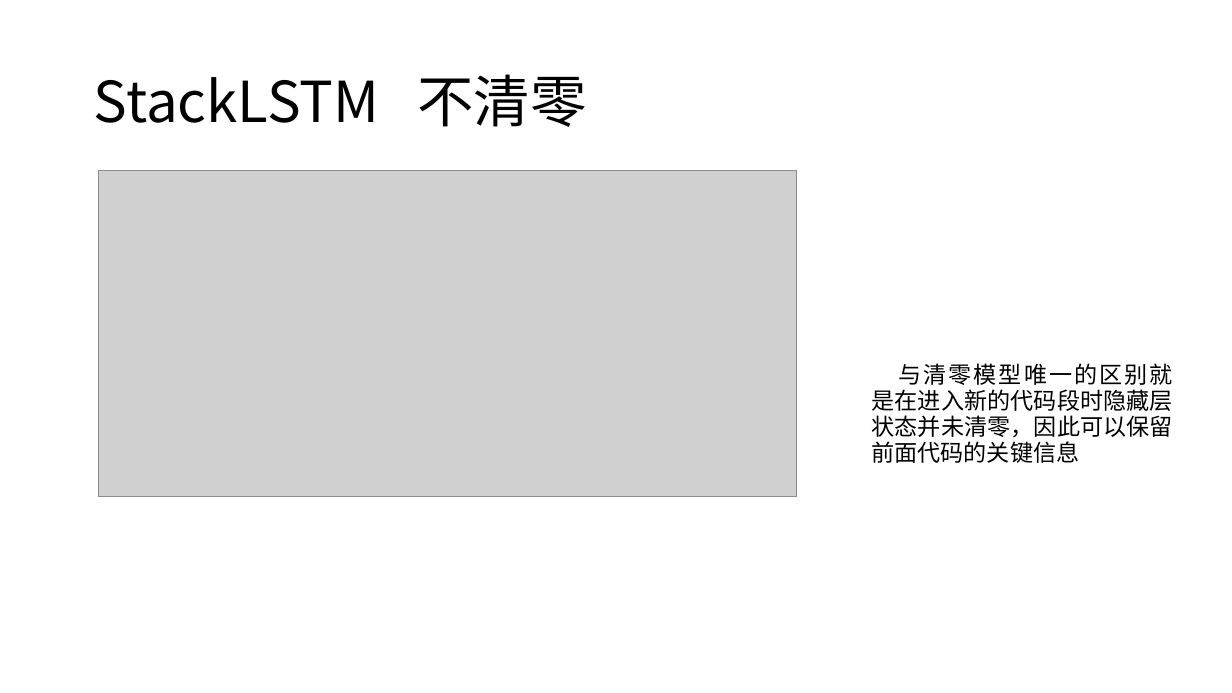
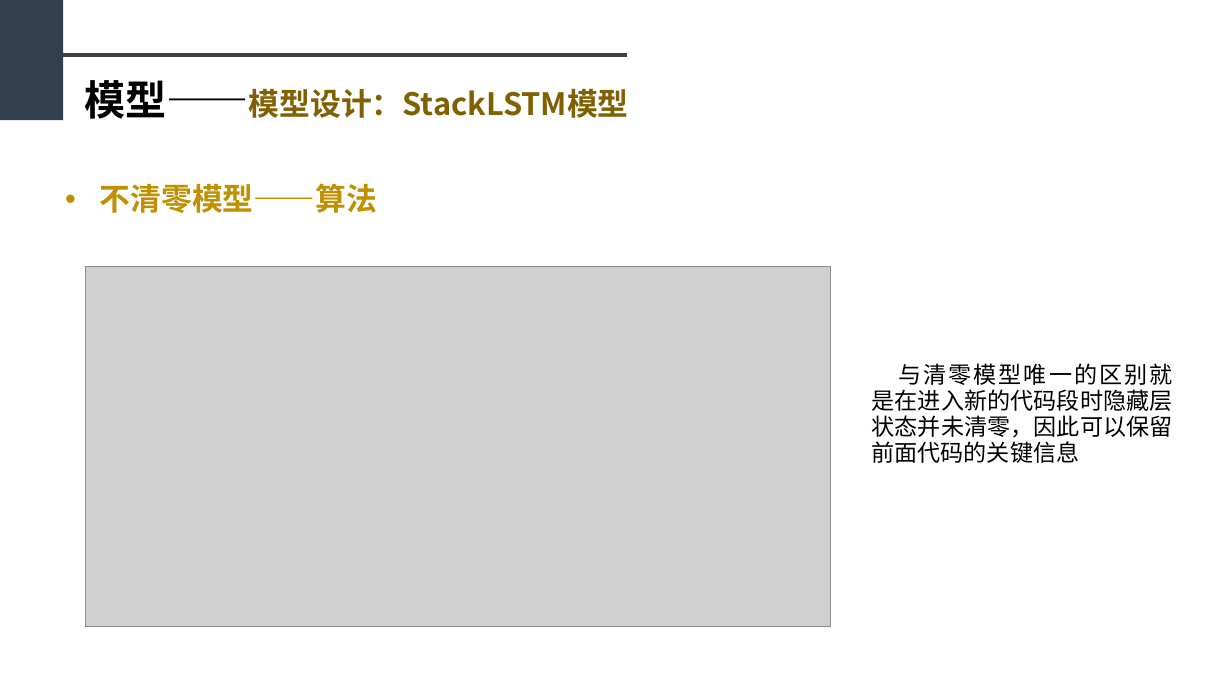
Before and after one commit to sfzhou5678/lstm, a slide deck: slide 30 of 毕业答辩.pptx (slide 23 before the commit). Drawn at 1232x693 pixels with LibreOffice and Linux fonts; fonts in the diff are those of the drawing; grey boxes stand for pictures. Boxes give left, top, right and bottom in pixels: in the first picture for what was removed or moved away, otherwise in the second. Text is boxed around its words. In the diff, an @@ line names an element or a change of style, - is before the commit and + after.

```diff
--- a/毕业答辩.pptx
+++ b/毕业答辩.pptx
@@ rectangle added at (x1=0, y1=0, x2=63, y2=120), fill #333F50 @@
@@ line added from (60, 55) to (627, 55), #404040 3 pt @@
@@ text added at (x1=84, y1=80, x2=629, y2=119), 24 pt, text #806000, bold @@
+模型——模型设计：StackLSTM模型
@@ title removed at (x1=94, y1=74, x2=586, y2=127) @@
-StackLSTM 不清零
@@ text added at (x1=100, y1=183, x2=377, y2=213), 24 pt, text #BF9000, bold @@
+• 不清零模型——算法
@@ picture resized from (x1=98, y1=170, x2=797, y2=496) to (x1=85, y1=267, x2=830, y2=628) @@
```
Also in this commit, not shown: 21 other slides changed, 12 slides added, 5 slides removed, 1 other file.
